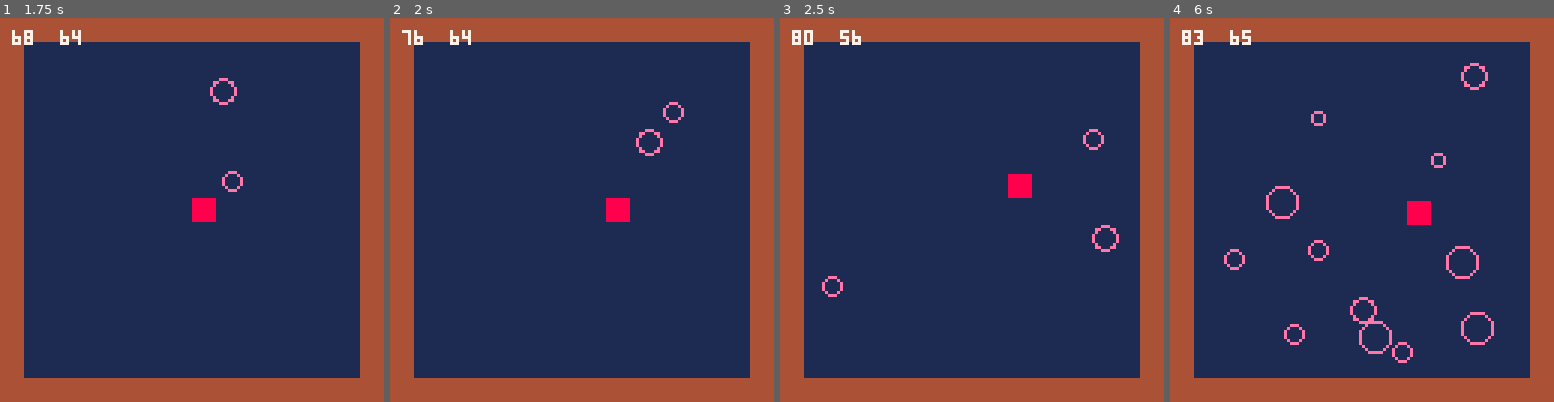
Above: before the commit, frames 1-4 (left to right).
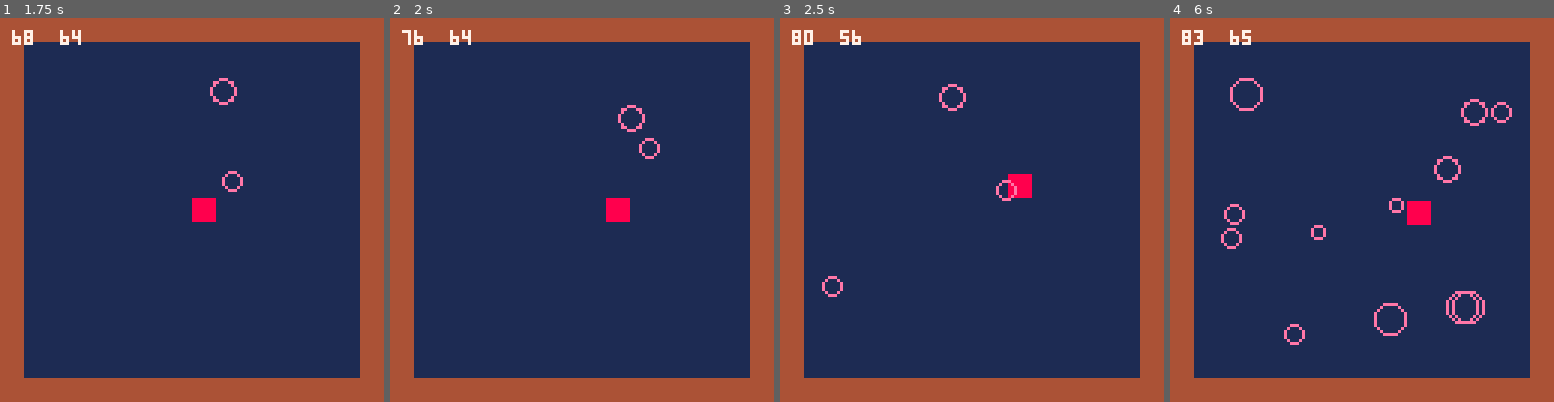
Above: after the commit, the same moments.

Repository: Niarkou/Playground
Game: PICO-8 cartridge Tests/Test collisions.p8
The game is run twice, just before and just after one commit, with the same random seed, the same clock (stepped at 60 frames per second) and the same inputs.
Inputs:
- Up to frame 1 (1.75 s): tap O (Z key) at 0.7, 1.7 s; hold Right from 1.6 s (still down)
- Up to frame 2 (2 s): keep holding Right
- Up to frame 3 (2.5 s): release Right at 2.1 s; tap O (Z key) at 2.1 s; hold Up 2.15-2.42 s; hold Right from 2.47 s (still down)
- Up to frame 4 (6 s): tap O (Z key) every 0.4 s from 2.5 to 5.7 s; release Right at 3.03 s; hold Left 3.08-3.58 s; hold Down 3.63-3.97 s; hold Right 4.02-4.68 s; hold Up 4.73-5.03 s; hold Left 5.08-5.68 s; hold Down from 5.73 s (still down)

Frame 1 is identical in both runs. In frame 2, 0.4% of the frame differs, in the area x 59-77%, y 21-37%; in frame 3, 0.5%; in frame 4, 2.7%, in the area x 13-90%, y 11-90%.

Commit message:
Collision with each others

Diff:
--- a/Tests/Test collisions.p8
+++ b/Tests/Test collisions.p8
@@ -83,7 +83,18 @@
   end)
 
  --collision with each others
-
+  for i = 1, #balls do
+    for j = 1, #balls do
+      if j < i then
+        if (balls[i].x - balls[j].x)/256*(balls[i].x - balls[j].x) + (balls[i].y - balls[j].y)/256*(balls[i].y - balls[j].y) < (balls[i].r + balls[j].r)/256*(balls[i].r + balls[j].r) then
+          balls[i].xdir = - balls[i].xdir
+          balls[j].xdir = - balls[j].xdir
+          balls[i].ydir = - balls[i].ydir
+          balls[j].ydir = - balls[j].ydir
+        end
+      end
+    end
+  end
 end
 
 --
